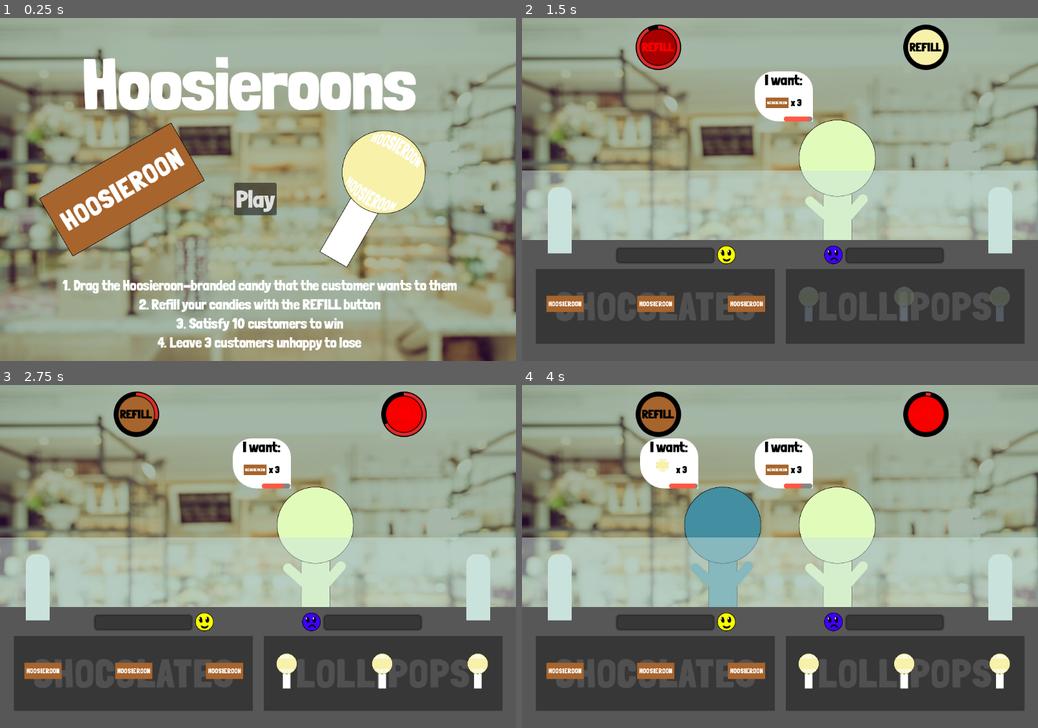
Above: before the commit, frames 1-4 (two rows, left to right).
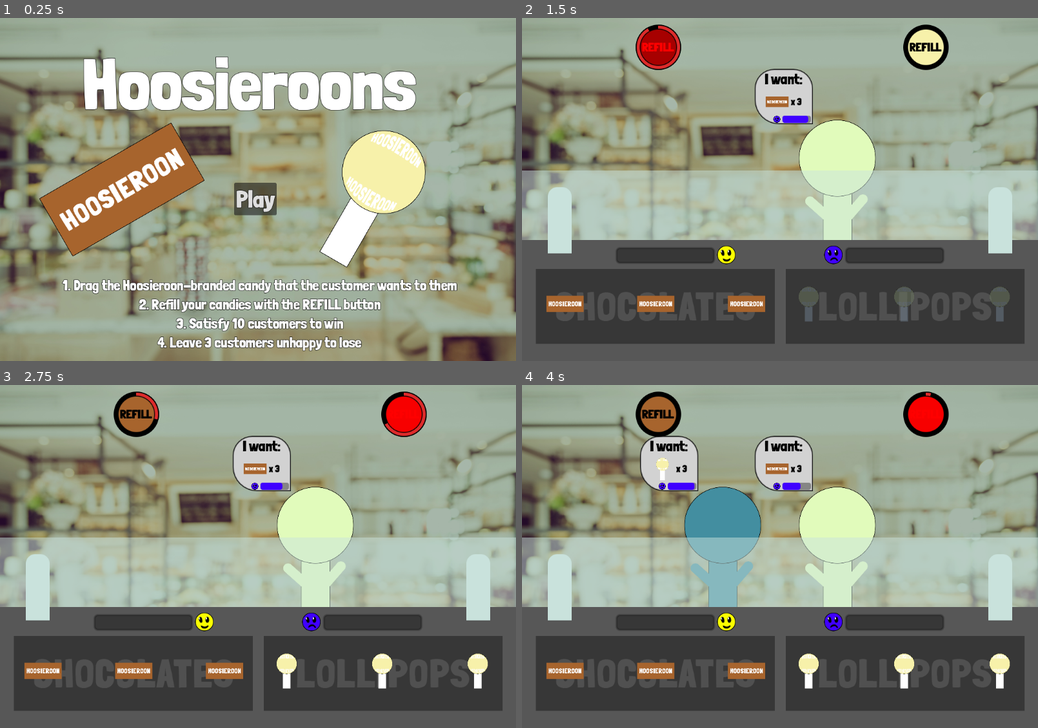
Above: after the commit, the same moments.

Repository: CamComDuck/Hoosieroons
Game: Godot game, scene res://title/title.tscn
Same seed, same stepped clock (60 frames per second), same inputs: the game is played once before the commit and once after it.
Inputs:
- Up to frame 1 (0.25 s): no input
- Up to frame 2 (1.5 s): click "Play" at 0.5 s; click "REFILL" at 1.25 s
- Up to frame 3 (2.75 s): click "REFILL" at 2 s
- Up to frame 4 (4 s): click "REFILL" at 2.75 s; click "REFILL" at 3.5 s

The runs differ from the first frame. In frame 1, 3.2% of the frame differs, in the area x 12-89%, y 11-98%; in frame 2, 1.5%; in frame 3, 1.5%; in frame 4, 2.9%.

Commit message:
Add visual clarity to most UI elements and fix README credits

Diff:
--- a/project/chocolate/chocolate.tscn
+++ b/project/chocolate/chocolate.tscn
@@ -7,7 +7,7 @@
 size = Vector2(75, 32)
 
 [node name="Chocolate" type="Area2D"]
-z_index = 50
+z_index = 12
 z_as_relative = false
 collision_layer = 3
 collision_mask = 3
--- a/project/customer/customer.gd
+++ b/project/customer/customer.gd
@@ -8,7 +8,7 @@
 @onready var item_count: Label = $WantBubble/VBoxContainer/HBoxContainer/ItemCount
 @onready var sprite_2d: Sprite2D = $Sprite2D
 @onready var happiness_timer: Timer = $HappinessTimer
-@onready var progress_bar: ProgressBar = $WantBubble/VBoxContainer/ProgressBar
+@onready var progress_bar: ProgressBar = $WantBubble/VBoxContainer/HBoxContainer2/ProgressBar
 
 func _ready() -> void:
 	sprite_2d.modulate = Color(randf_range(0, 1), randf_range(0, 1), randf_range(0, 1))
--- a/project/customer/customer.tscn
+++ b/project/customer/customer.tscn
@@ -1,10 +1,11 @@
-[gd_scene load_steps=9 format=3 uid="uid://qgtiu5jjbbmm"]
+[gd_scene load_steps=10 format=3 uid="uid://qgtiu5jjbbmm"]
 
 [ext_resource type="Script" path="res://customer/customer.gd" id="1_10ghj"]
 [ext_resource type="Texture2D" uid="uid://dpf6x78cwxglo" path="res://customer/customer.png" id="2_7wgps"]
 [ext_resource type="StyleBox" uid="uid://bc5ak5257d3yn" path="res://customer/want_bubble.tres" id="3_e4ae5"]
 [ext_resource type="Theme" uid="uid://p27wel55s5yk" path="res://text_theme.tres" id="4_abu36"]
 [ext_resource type="Texture2D" uid="uid://dce0nvmb3f6id" path="res://chocolate/chocolate.png" id="5_e7m6o"]
+[ext_resource type="Texture2D" uid="uid://pkvpw8pw8ytg" path="res://level/face_lose.png" id="6_j6xjk"]
 
 [sub_resource type="StyleBoxFlat" id="StyleBoxFlat_foabd"]
 bg_color = Color(0.521141, 0.521141, 0.52114, 1)
@@ -14,7 +15,7 @@
 corner_radius_bottom_left = 5
 
 [sub_resource type="StyleBoxFlat" id="StyleBoxFlat_q2lac"]
-bg_color = Color(1, 0.344019, 0.270059, 1)
+bg_color = Color(0.25098, 0, 1, 1)
 corner_radius_top_left = 5
 corner_radius_top_right = 5
 corner_radius_bottom_right = 5
@@ -72,14 +73,24 @@
 theme_override_font_sizes/font_size = 20
 text = "x1"
 
-[node name="ProgressBar" type="ProgressBar" parent="WantBubble/VBoxContainer"]
-custom_minimum_size = Vector2(60, 10)
+[node name="HBoxContainer2" type="HBoxContainer" parent="WantBubble/VBoxContainer"]
+layout_mode = 2
+alignment = 2
+
+[node name="TextureRect" type="TextureRect" parent="WantBubble/VBoxContainer/HBoxContainer2"]
+custom_minimum_size = Vector2(15, 15)
+layout_mode = 2
+texture = ExtResource("6_j6xjk")
+expand_mode = 1
+
+[node name="ProgressBar" type="ProgressBar" parent="WantBubble/VBoxContainer/HBoxContainer2"]
+custom_minimum_size = Vector2(60, 5)
 layout_mode = 2
 size_flags_horizontal = 8
 size_flags_vertical = 3
 theme_override_styles/background = SubResource("StyleBoxFlat_foabd")
 theme_override_styles/fill = SubResource("StyleBoxFlat_q2lac")
-value = 50.0
+value = 56.59
 show_percentage = false
 
 [node name="HappinessTimer" type="Timer" parent="."]
--- a/project/customer/want_bubble.tres
+++ b/project/customer/want_bubble.tres
@@ -1,7 +1,13 @@
 [gd_resource type="StyleBoxFlat" format=3 uid="uid://bc5ak5257d3yn"]
 
 [resource]
-bg_color = Color(1, 1, 1, 1)
+bg_color = Color(0.821789, 0.821789, 0.821789, 1)
+border_width_left = 3
+border_width_top = 3
+border_width_right = 3
+border_width_bottom = 3
+border_color = Color(0, 0, 0, 1)
+border_blend = true
 corner_radius_top_left = 40
 corner_radius_top_right = 40
 corner_radius_bottom_left = 50
--- a/project/level/level.tscn
+++ b/project/level/level.tscn
@@ -89,7 +89,7 @@
 [node name="CustomerRespawnTimer" type="Timer" parent="."]
 
 [node name="ChocolateRefillButton" type="Button" parent="."]
-z_index = 30
+z_index = 10
 z_as_relative = false
 offset_left = 240.0
 offset_top = 16.0
@@ -108,7 +108,7 @@
 expand_icon = true
 
 [node name="ChocolateRefillProgress" type="TextureProgressBar" parent="ChocolateRefillButton"]
-z_index = 24
+z_index = 9
 z_as_relative = false
 layout_mode = 0
 offset_left = -5.0
@@ -124,7 +124,7 @@
 wait_time = 2.0
 
 [node name="LollipopRefillButton" type="Button" parent="."]
-z_index = 30
+z_index = 10
 z_as_relative = false
 offset_left = 800.0
 offset_top = 16.0
@@ -143,7 +143,7 @@
 expand_icon = true
 
 [node name="LollipopRefillProgress" type="TextureProgressBar" parent="LollipopRefillButton"]
-z_index = 24
+z_index = 9
 z_as_relative = false
 layout_mode = 0
 offset_left = -5.0
@@ -159,7 +159,7 @@
 wait_time = 2.0
 
 [node name="LoseProgressBar" type="ProgressBar" parent="."]
-z_index = 25
+z_index = 11
 z_as_relative = false
 offset_left = 680.0
 offset_top = 485.0
@@ -185,7 +185,7 @@
 texture = ExtResource("11_aa6jy")
 
 [node name="WinProgressBar" type="ProgressBar" parent="."]
-z_index = 25
+z_index = 11
 z_as_relative = false
 offset_left = 200.0
 offset_top = 485.0
--- a/project/lollipop/lollipop.tscn
+++ b/project/lollipop/lollipop.tscn
@@ -8,7 +8,7 @@
 height = 72.0
 
 [node name="Lollipop" type="Area2D"]
-z_index = 50
+z_index = 12
 z_as_relative = false
 collision_layer = 3
 collision_mask = 3
--- a/project/title/title.tscn
+++ b/project/title/title.tscn
@@ -14,6 +14,8 @@
 offset_top = 346.0
 offset_right = 579.0
 offset_bottom = 414.0
+theme_override_colors/font_outline_color = Color(0, 0, 0, 1)
+theme_override_constants/outline_size = 3
 theme_override_fonts/font = ExtResource("2_pqldj")
 theme_override_font_sizes/font_size = 50
 text = "Play"
@@ -23,6 +25,8 @@
 offset_top = 49.0
 offset_right = 871.0
 offset_bottom = 227.0
+theme_override_colors/font_outline_color = Color(0, 0, 0, 1)
+theme_override_constants/outline_size = 3
 theme_override_fonts/font = ExtResource("2_pqldj")
 theme_override_font_sizes/font_size = 150
 text = "Hoosieroons"
@@ -34,6 +38,8 @@
 offset_top = 543.0
 offset_right = 957.0
 offset_bottom = 700.0
+theme_override_colors/font_outline_color = Color(0, 0, 0, 1)
+theme_override_constants/outline_size = 3
 theme_override_fonts/font = ExtResource("2_pqldj")
 theme_override_font_sizes/font_size = 30
 text = "1. Drag the Hoosieroon-branded candy that the customer wants to them
Not shown, changed: README.md
